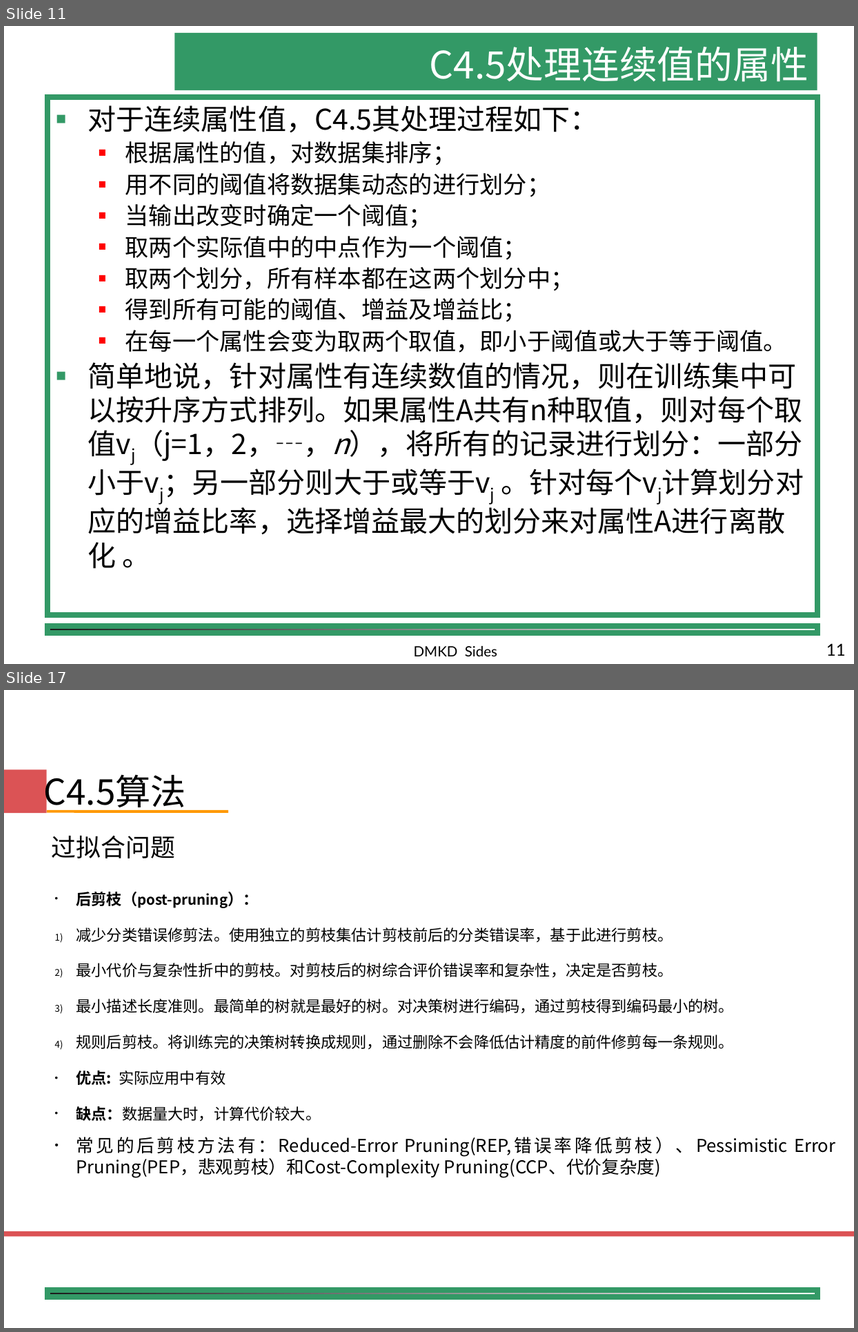
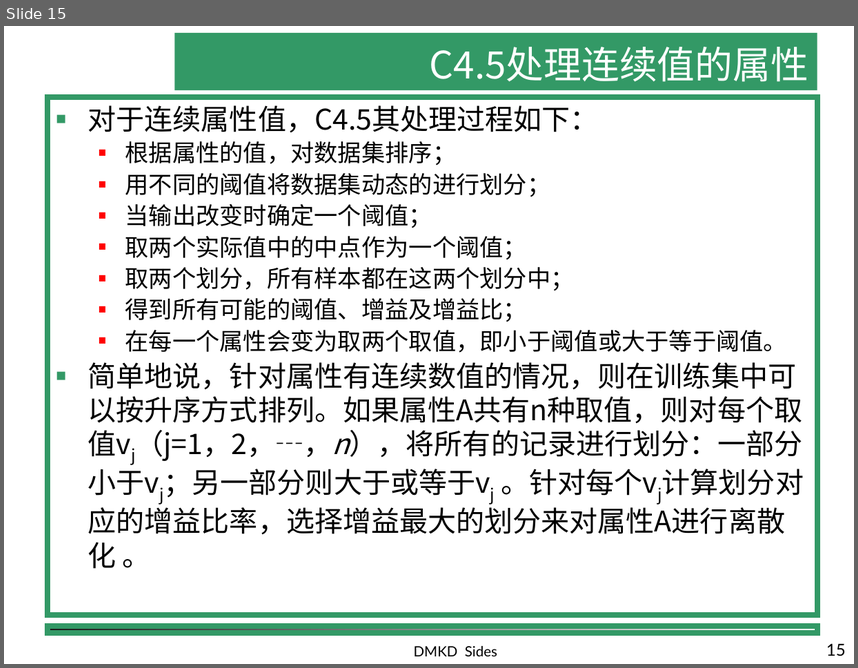
Before and after one commit to shfkuang/shfkuang.github.io, a slide deck: dm/ch4.3.ppt. Shown one above the other, each under a label of ours: slides 11 and 17 before the commit, slide 15 after it; the slides between them are not shown. The pictures are 858x1332 and 858x668 pixels, drawn with LibreOffice and Linux fonts; fonts in the diff are those of the drawing; background and template pictures are left out. Boxes give left, top, right and bottom in pixels: in the first picture for what was removed or moved away, otherwise in the second. Text is boxed around its words. In the diff, an @@ line names an element or a change of style, - is before the commit and + after.

```diff
--- a/dm/ch4.3.ppt
+++ b/dm/ch4.3.ppt
@@ slide 17 removed at box(4, 690, 854, 1328), background #FFFFFF; not listed: 1 template element that a slide beside it also shows @@
@@ rectangle removed at box(4, 770, 47, 814) @@
@@ text removed at box(44, 769, 187, 813) @@
-C4.5算法
@@ line removed from (47, 811) to (228, 811) @@
@@ text removed at box(51, 836, 175, 858) @@
-过拟合问题
@@ text removed at box(76, 891, 835, 1178) @@
-• 后剪枝（post-pruning）：
-1) 减少分类错误修剪法。使用独立的剪枝集估计剪枝前后的分类错误率，基于此进行剪枝。
-2) 最小代价与复杂性折中的剪枝。对剪枝后的树综合评价错误率和复杂性，决定是否剪枝。
-3) 最小描述长度准则。最简单的树就是最好的树。对决策树进行编码，通过剪枝得到编码最小的树。
-4) 规则后剪枝。将训练完的决策树转换成规则，通过删除不会降低估计精度的前件修剪每一条规则。
-• 优点: 实际应用中有效
-• 缺点：数据量大时，计算代价较大。
-• 常见的后剪枝方法有：Reduced-Error Pruning(REP,错误率降低剪枝）、Pessimistic Error Pruning(PEP，悲观剪枝）和Cost-Complexity Pruning(CCP、代价复杂度)
@@ rectangle removed at box(4, 1231, 854, 1236) @@
@@ what was slide 11 is now slide 15 @@
@@ page number at box(826, 643, 846, 655): text changed @@
-11
+15
```
Also in this commit, not shown: 9 slides changed, 12 slides added, 7 other slides removed, 1 other file.
